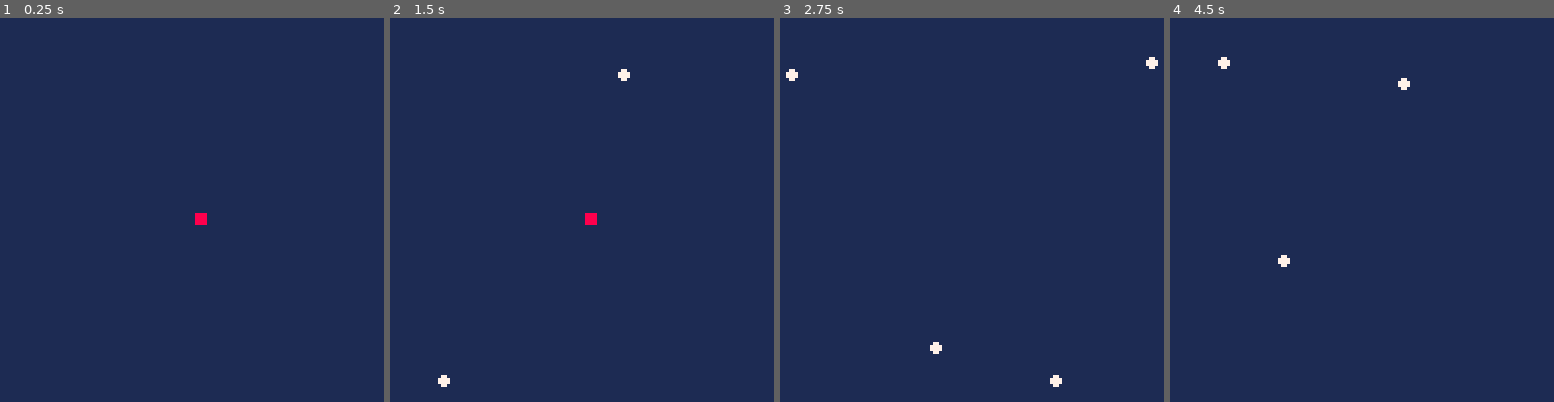
Above: before the commit, frames 1-4 (left to right).
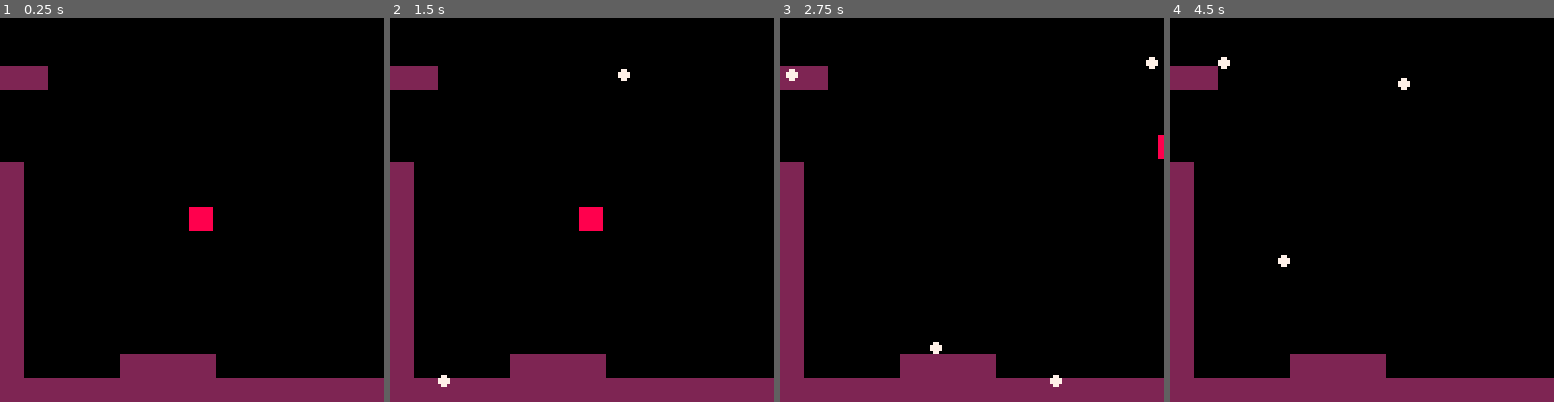
Above: after the commit, the same moments.

Repository: alfonzm/pongknights-p8
Game: PICO-8 cartridge main.p8
The game is run twice, just before and just after one commit, with the same random seed, the same clock (stepped at 60 frames per second) and the same inputs.
Inputs:
- Up to frame 1 (0.25 s): no input
- Up to frame 2 (1.5 s): tap X (X key) at 0.33, 1.07 s
- Up to frame 3 (2.75 s): hold Right 1.6-2.1 s; tap X (X key) at 1.85 s; hold Up 2.15-2.42 s; hold Right from 2.47 s (still down)
- Up to frame 4 (4.5 s): tap X (X key) at 2.97, 4.08 s; release Right at 3.03 s; hold Left 3.08-3.58 s; hold Down 3.63-3.97 s; hold Right from 4.02 s (still down)

The runs differ from the first frame. In frame 1, 100% of the frame differs, in the area x 0-100%, y 0-100%; in frame 2, 100%; in frame 3, 100%; in frame 4, 100%.

Commit message:
add tilemap

Diff:
--- a/game.lua
+++ b/game.lua
@@ -36,7 +36,9 @@
 end
 
 function _draw()
-    cls(1)
+    cls(0)
+
+    map(0,0)
 
     for e in all(entities) do
         e:draw()
--- a/main.p8
+++ b/main.p8
@@ -7,11 +7,28 @@
 #include game.lua
 
 __gfx__
-00000000000000000000000088888888000000000000000000000000000000000000000000000000000000000000000000000000000000000000000000000000
-00000000000000000000000088888888000000000000000000000000000000000000000000000000000000000000000000000000000000000000000000000000
-00000000008888000007700088888888000000000000000000000000000000000000000000000000000000000000000000000000000000000000000000000000
-00000000008888000077770088888888000000000000000000000000000000000000000000000000000000000000000000000000000000000000000000000000
-00000000008888000077770088888888000000000000000000000000000000000000000000000000000000000000000000000000000000000000000000000000
-00000000008888000007700088888888000000000000000000000000000000000000000000000000000000000000000000000000000000000000000000000000
-00000000000000000000000088888888000000000000000000000000000000000000000000000000000000000000000000000000000000000000000000000000
-00000000000000000000000088888888000000000000000000000000000000000000000000000000000000000000000000000000000000000000000000000000
+00000000000000000000000088888888222222220000000000000000000000000000000000000000000000000000000000000000000000000000000000000000
+00000000000000000000000088888888222222220000000000000000000000000000000000000000000000000000000000000000000000000000000000000000
+00000000008888000007700088888888222222220000000000000000000000000000000000000000000000000000000000000000000000000000000000000000
+00000000008888000077770088888888222222220000000000000000000000000000000000000000000000000000000000000000000000000000000000000000
+00000000008888000077770088888888222222220000000000000000000000000000000000000000000000000000000000000000000000000000000000000000
+00000000008888000007700088888888222222220000000000000000000000000000000000000000000000000000000000000000000000000000000000000000
+00000000000000000000000088888888222222220000000000000000000000000000000000000000000000000000000000000000000000000000000000000000
+00000000000000000000000088888888222222220000000000000000000000000000000000000000000000000000000000000000000000000000000000000000
+__map__
+0000000000000000000000000000000000000000000000000000000000000000000000000000000000000000000000000000000000000000000000000000000000000000000000000000000000000000000000000000000000000000000000000000000000000000000000000000000000000000000000000000000000000000
+0000000000000000000000000000000000000000000000000000000000000000000000000000000000000000000000000000000000000000000000000000000000000000000000000000000000000000000000000000000000000000000000000000000000000000000000000000000000000000000000000000000000000000
+0404000000000000000000000000000000000000000000000000000000000000000000000000000000000000000000000000000000000000000000000000000000000000000000000000000000000000000000000000000000000000000000000000000000000000000000000000000000000000000000000000000000000000
+0000000000000000000000000000000000000000000000000000000000000000000000000000000000000000000000000000000000000000000000000000000000000000000000000000000000000000000000000000000000000000000000000000000000000000000000000000000000000000000000000000000000000000
+0000000000000000000000000000000000000000000000000000000000000000000000000000000000000000000000000000000000000000000000000000000000000000000000000000000000000000000000000000000000000000000000000000000000000000000000000000000000000000000000000000000000000000
+0000000000000000000000000000000000000000000000000000000000000000000000000000000000000000000000000000000000000000000000000000000000000000000000000000000000000000000000000000000000000000000000000000000000000000000000000000000000000000000000000000000000000000
+0400000000000000000000000000000000000000000000000000000000000000000000000000000000000000000000000000000000000000000000000000000000000000000000000000000000000000000000000000000000000000000000000000000000000000000000000000000000000000000000000000000000000000
+0400000000000000000000000000000000000000000000000000000000000000000000000000000000000000000000000000000000000000000000000000000000000000000000000000000000000000000000000000000000000000000000000000000000000000000000000000000000000000000000000000000000000000
+0400000000000000000000000000000000000000000000000000000000000000000000000000000000000000000000000000000000000000000000000000000000000000000000000000000000000000000000000000000000000000000000000000000000000000000000000000000000000000000000000000000000000000
+0400000000000000000000000000000000000000000000000000000000000000000000000000000000000000000000000000000000000000000000000000000000000000000000000000000000000000000000000000000000000000000000000000000000000000000000000000000000000000000000000000000000000000
+0400000000000000000000000000000000000000000000000000000000000000000000000000000000000000000000000000000000000000000000000000000000000000000000000000000000000000000000000000000000000000000000000000000000000000000000000000000000000000000000000000000000000000
+0400000000000000000000000000000000000000000000000000000000000000000000000000000000000000000000000000000000000000000000000000000000000000000000000000000000000000000000000000000000000000000000000000000000000000000000000000000000000000000000000000000000000000
+0400000000000000000000000000000000000000000000000000000000000000000000000000000000000000000000000000000000000000000000000000000000000000000000000000000000000000000000000000000000000000000000000000000000000000000000000000000000000000000000000000000000000000
+0400000000000000000000000000000000000000000000000000000000000000000000000000000000000000000000000000000000000000000000000000000000000000000000000000000000000000000000000000000000000000000000000000000000000000000000000000000000000000000000000000000000000000
+0400000000040404040000000000000000000000000000000000000000000000000000000000000000000000000000000000000000000000000000000000000000000000000000000000000000000000000000000000000000000000000000000000000000000000000000000000000000000000000000000000000000000000
+0404040404040404040404040404040400000000000000000000000000000000000000000000000000000000000000000000000000000000000000000000000000000000000000000000000000000000000000000000000000000000000000000000000000000000000000000000000000000000000000000000000000000000
--- a/player.lua
+++ b/player.lua
@@ -43,7 +43,7 @@
     end,
 
     draw = function(self)
-        spr(1, self.x, self.y)
+        spr(3, self.x, self.y)
 
         if pdl then
             local padX, padY, padX2, padY2 = self:getPaddleRect()
